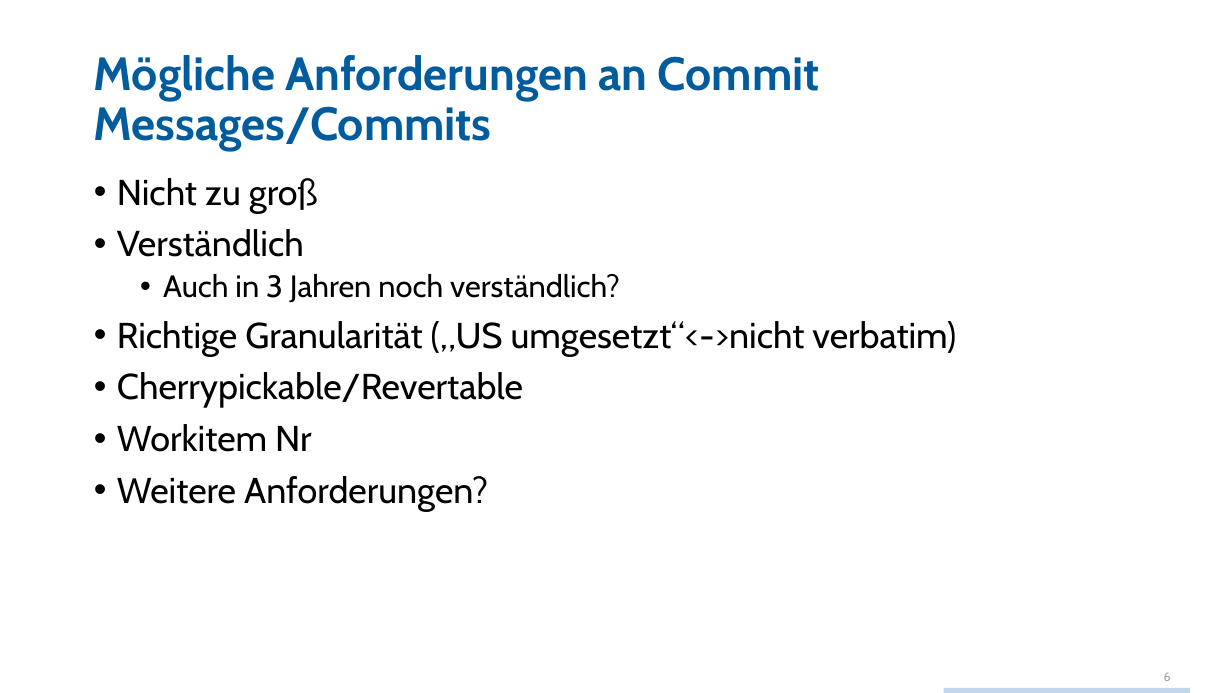
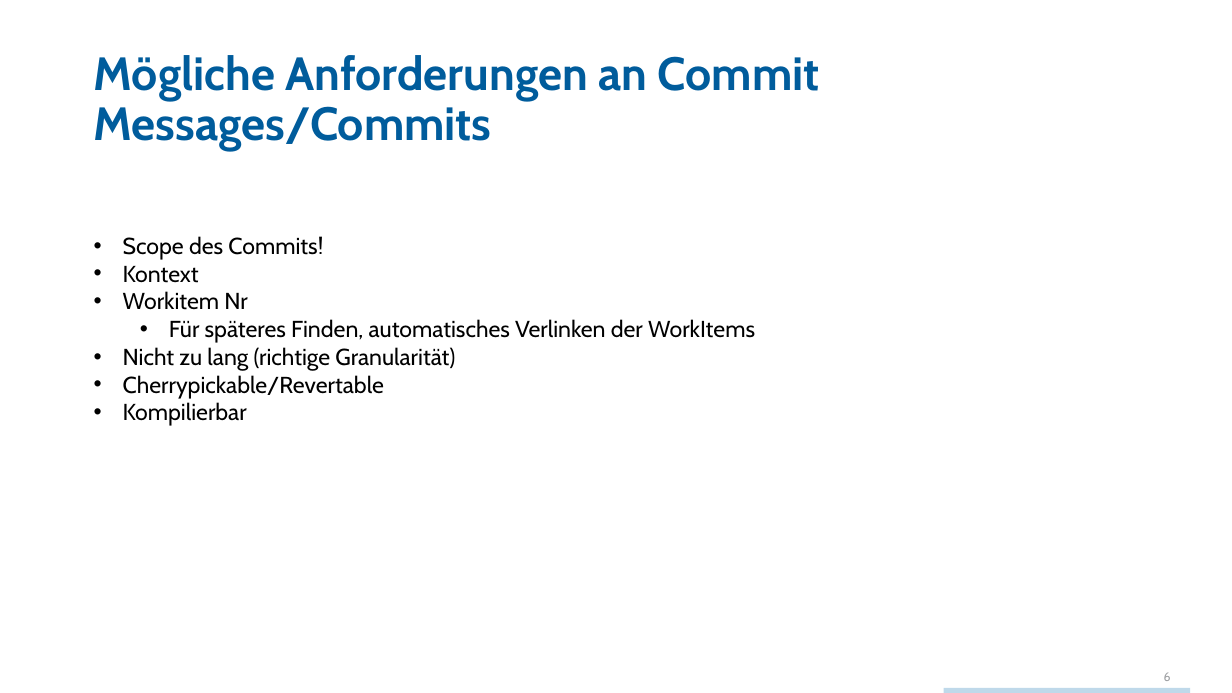
Before and after one commit to techtalk/CodingDojos, a slide deck: slide 6 of CommitMessages/CodingDojo_CommitMessages.pptx. Drawn at 1232x693 pixels with LibreOffice and Linux fonts; fonts in the diff are those of the drawing; background and template pictures are left out. Boxes give left, top, right and bottom in pixels: in the first picture for what was removed or moved away, otherwise in the second. Text is boxed around its words. In the diff, an @@ line names an element or a change of style, - is before the commit and + after.

Commit message:
updated ppt

```diff
--- a/CommitMessages/CodingDojo_CommitMessages.pptx
+++ b/CommitMessages/CodingDojo_CommitMessages.pptx
@@ text removed at [117,178,956,512] @@
-• Nicht zu groß
-• Verständlich
-  • Auch in 3 Jahren noch verständlich?
-• Richtige Granularität („US umgesetzt“<->nicht verbatim)
-• Cherrypickable/Revertable
-• Workitem Nr
-• Weitere Anforderungen?
@@ text added at [123,236,755,426], 18 pt, text #000000 @@
+• Scope des Commits!
+• Kontext
+• Workitem Nr
+  • Für späteres Finden, automatisches Verlinken der WorkItems
+• Nicht zu lang (richtige Granularität)
+• Cherrypickable/Revertable
+• Kompilierbar
```
Also in this commit, not shown: 3 other slides changed.
